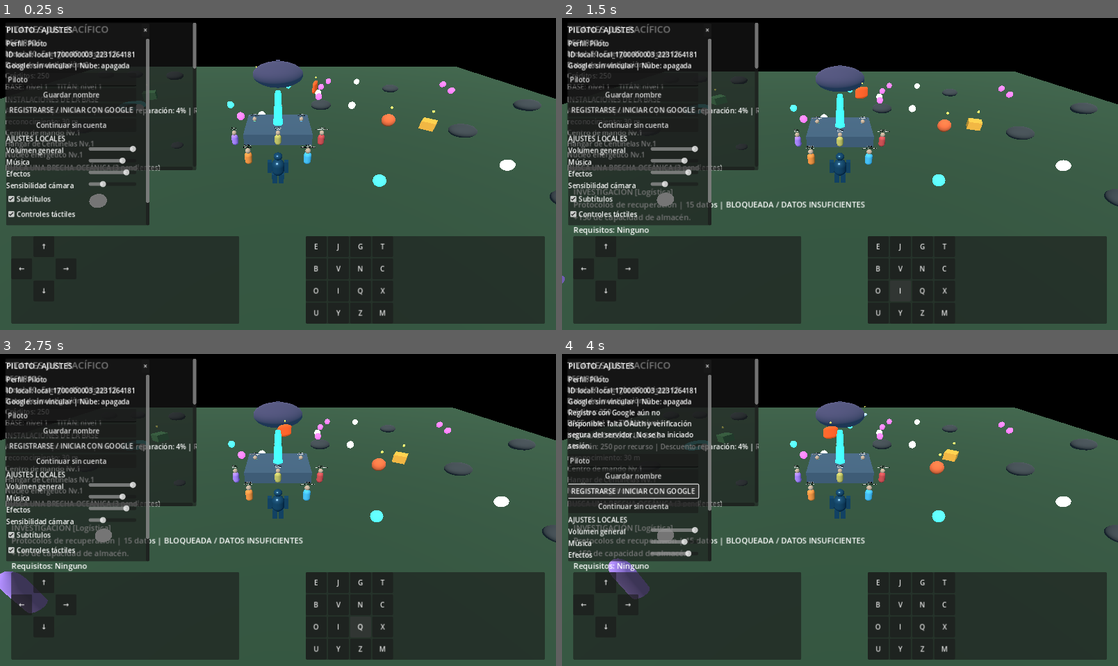
Above: before the commit, frames 1-4 (two rows, left to right).
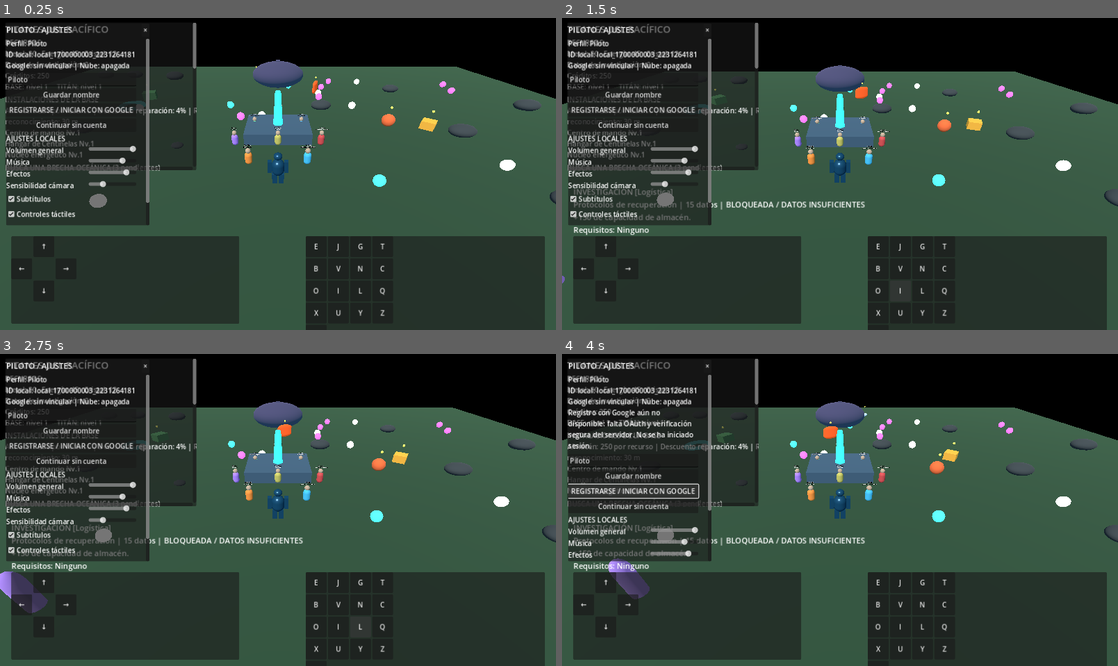
Above: after the commit, the same moments.

Repository: edwjacpinros2012-dev/Titanes-del-Pac-fico-
Game: Godot game, scene res://scenes/main.tscn
Same seed, same stepped clock (60 frames per second), same inputs: the game is played once before the commit and once after it.
Inputs (mouse positions are in pixels of both pictures, inside the frame that each line leads up to):
- Up to frame 1 (0.25 s): no input
- Up to frame 2 (1.5 s): click "O" at 0.5 s; click "I" at 1.25 s
- Up to frame 3 (2.75 s): click (361, 625) at 2 s, where only the run after the commit has a clickable "L"
- Up to frame 4 (4 s): click "REGISTRARSE / INICIAR CON GOO…" at 2.75 s; click "REGISTRARSE / INICIAR CON GOO…" at 3.5 s

The runs differ from the first frame. In frame 1, 0.9% of the frame differs, in the area x 55-98%, y 86-100%; in frame 2, 0.9%; in frame 3, 0.9%; in frame 4, 0.9%.

Commit message:
feat: expose crafting action in touch controls

Diff:
--- a/scripts/platform/platform_input.gd
+++ b/scripts/platform/platform_input.gd
@@ -8,7 +8,7 @@
 	["E", "collect"], ["J", "kaiju_engage"], ["G", "kaiju_retreat"],
 	["T", "evolve_titan"], ["B", "upgrade_base"], ["V", "base_select_next"],
 	["N", "base_upgrade_selected"], ["C", "market_toggle"],
-	["O", "tech_select_next"], ["I", "tech_research"],
+	["O", "tech_select_next"], ["I", "tech_research"], ["L", "craft_alloy"],
 	["Q", "tactic_flank"], ["X", "tactic_guard"], ["U", "tactic_precision"], ["Y", "repair_titan"], ["Z", "talk_npc"], ["M", "expedition_toggle"]
 ]
 
